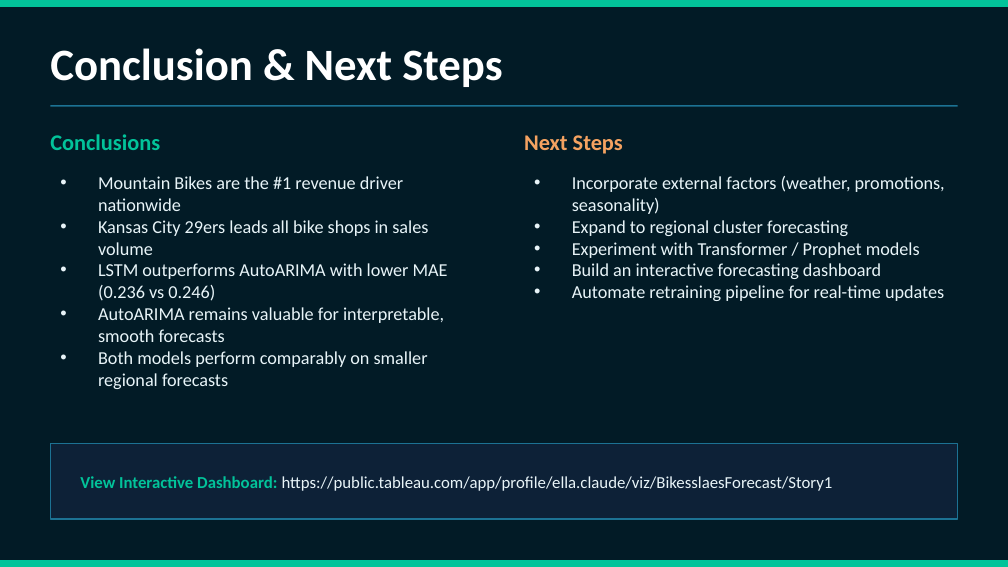
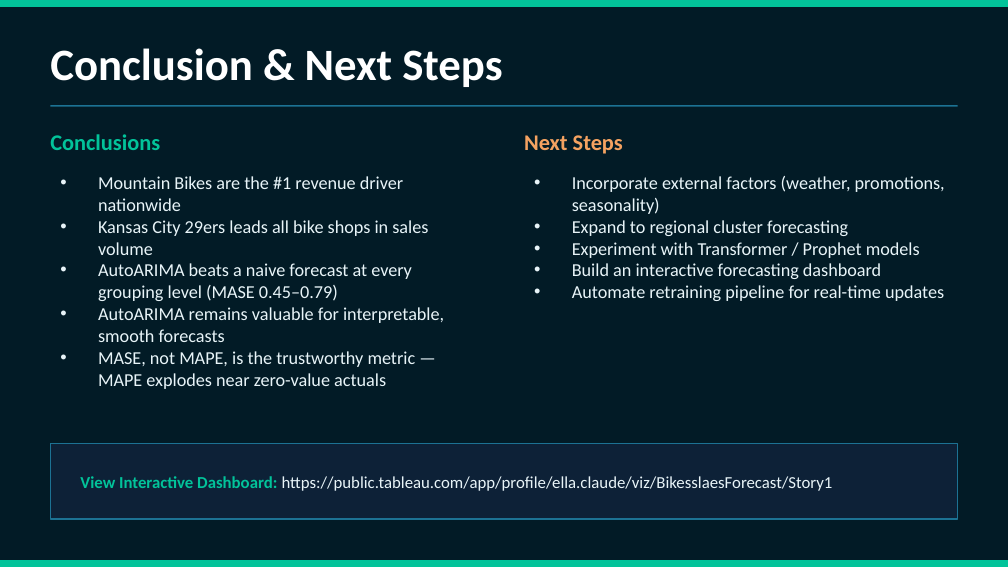
Before and after one commit to EllaN12/Bikes_forecast, a slide deck: slide 9 of Bikes_Sales_Forecast_Presentation.pptx. Drawn at 1008x567 pixels with LibreOffice and Linux fonts; fonts in the diff are those of the drawing. Boxes give left, top, right and bottom in pixels: in the first picture for what was removed or moved away, otherwise in the second. Text is boxed around its words. In the diff, an @@ line names an element or a change of style, - is before the commit and + after.

```diff
--- a/Bikes_Sales_Forecast_Presentation.pptx
+++ b/Bikes_Sales_Forecast_Presentation.pptx
@@ text at <box>98,263,412,301</box>: text changed @@
-• LSTM outperforms AutoARIMA with lower MAE (0.236 vs 0.246)
+• AutoARIMA beats a naive forecast at every grouping level (MASE 0.45–0.79)
@@ text at <box>98,351,416,389</box>: text changed @@
-• Both models perform comparably on smaller regional forecasts
+• MASE, not MAPE, is the trustworthy metric — MAPE explodes near zero-value actuals
```
Also in this commit, not shown: 4 other slides changed, 19 other files.
